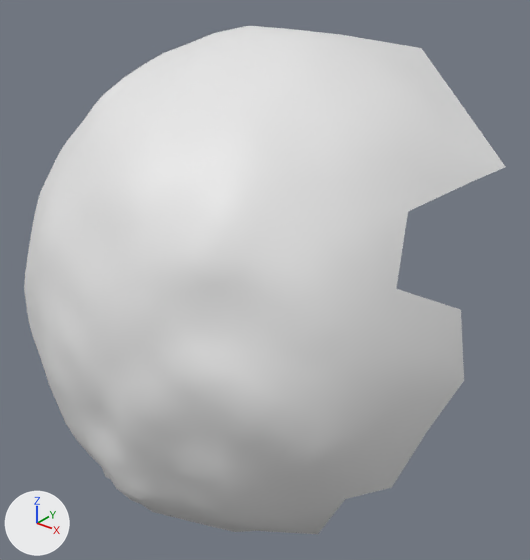
Two versions of the OBJ model res/final/onecam_fullvolume/cleanedup/FullVolium.000137.obj, one commit apart.
Camera for both pictures: a 50 mm lens placed at (543.0, 534.8, -86.2), pointed at (419.3, 689.5, -182.1). Arrows for +X, +Y and +Z are at lower left; the lights stay in place. Where no turn or scale is listed for an object, it has been applied to the vertices.

Names of what the first picture shows: 'FullVolium.000137'.
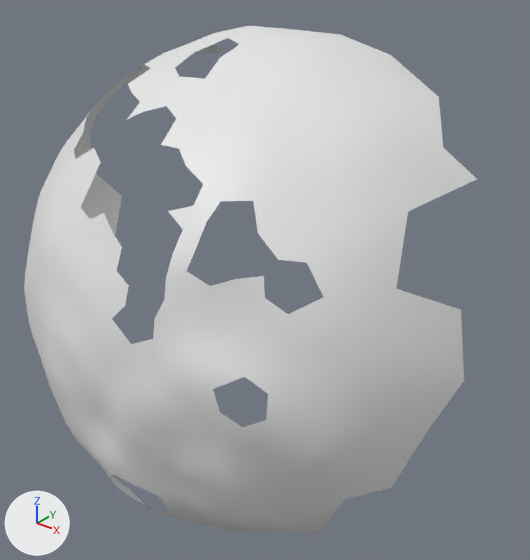
The change, as a diff of the scene's bpy script:
```diff
--- a/res/final/onecam_fullvolume/cleanedup/FullVolium.000137.obj.py
+++ b/res/final/onecam_fullvolume/cleanedup/FullVolium.000137.obj.py
@@ me_fullvolium_000137 @@
 # used by ob_fullvolium_000137; location = (0.0, 0.0, 0.0)
-me_fullvolium_000137.from_pydata(...)  # 605 vertices, 1176 faces; spans x 336.0..488.0, y 627.0..740.0, z -253.0..-112.0
+me_fullvolium_000137.from_pydata(...)  # 554 vertices, 1003 faces; spans x 336.0..488.0, y 627.0..724.0, z -253.0..-112.0
+# me_fullvolium_000137 part 1
+# 45 vertices are removed from x 379.0..479.0, y 630.0..740.0, z -182.0..-115.0
+# 152 faces are deleted
+# me_fullvolium_000137 part 2
+# 6 vertices are removed from x 393.0..423.0, y 631.0..643.0, z -240.0..-223.0
+# 21 faces are deleted
```

Boxes [x1, y1, x2, y2] around the edits, measured in the pictures (530 x 560 px):
'FullVolium.000137', reshaped (6% narrower): before [24, 26, 506, 534]; after [24, 26, 477, 534]
part 1 of me_fullvolium_000137, deleted: before [74, 35, 506, 427]
part 2 of me_fullvolium_000137, deleted: before [102, 468, 170, 511]
